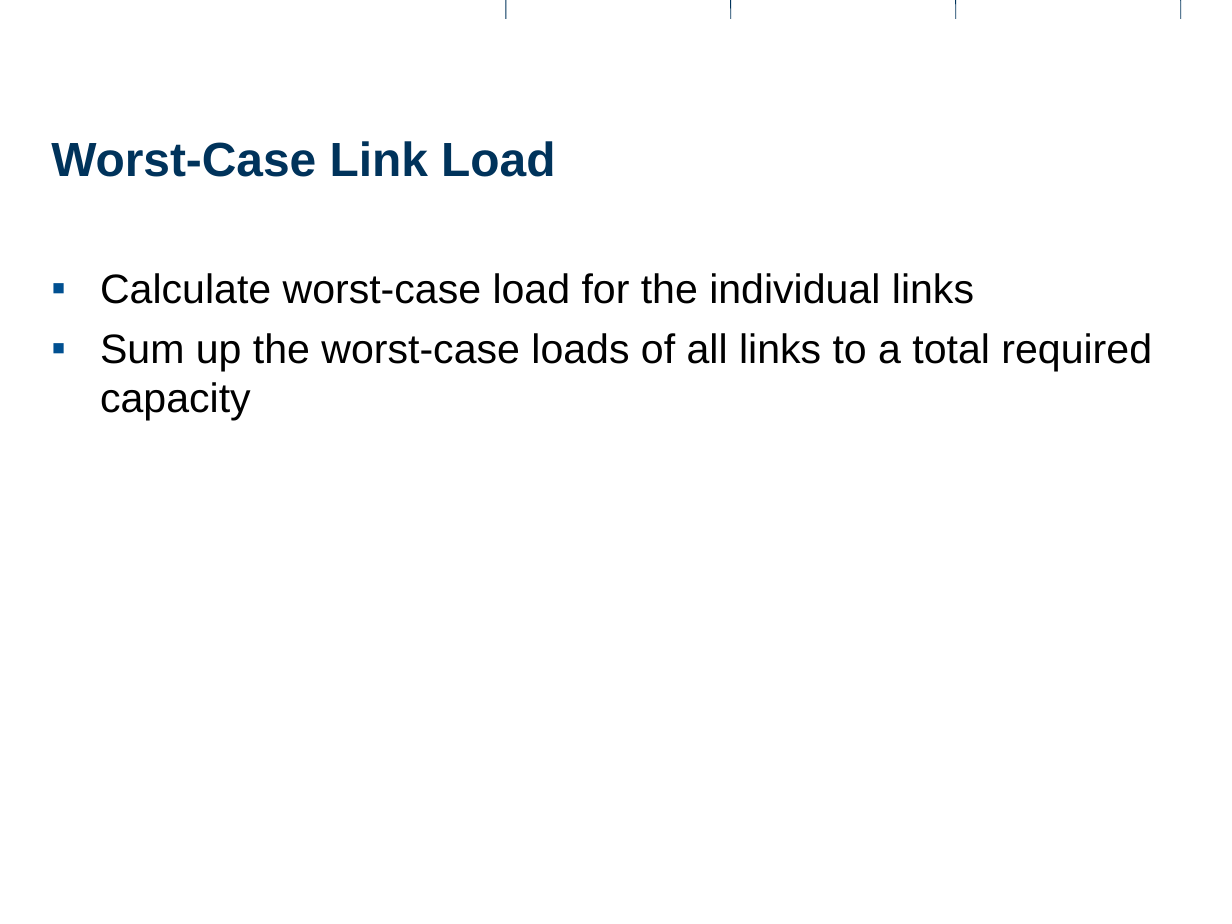
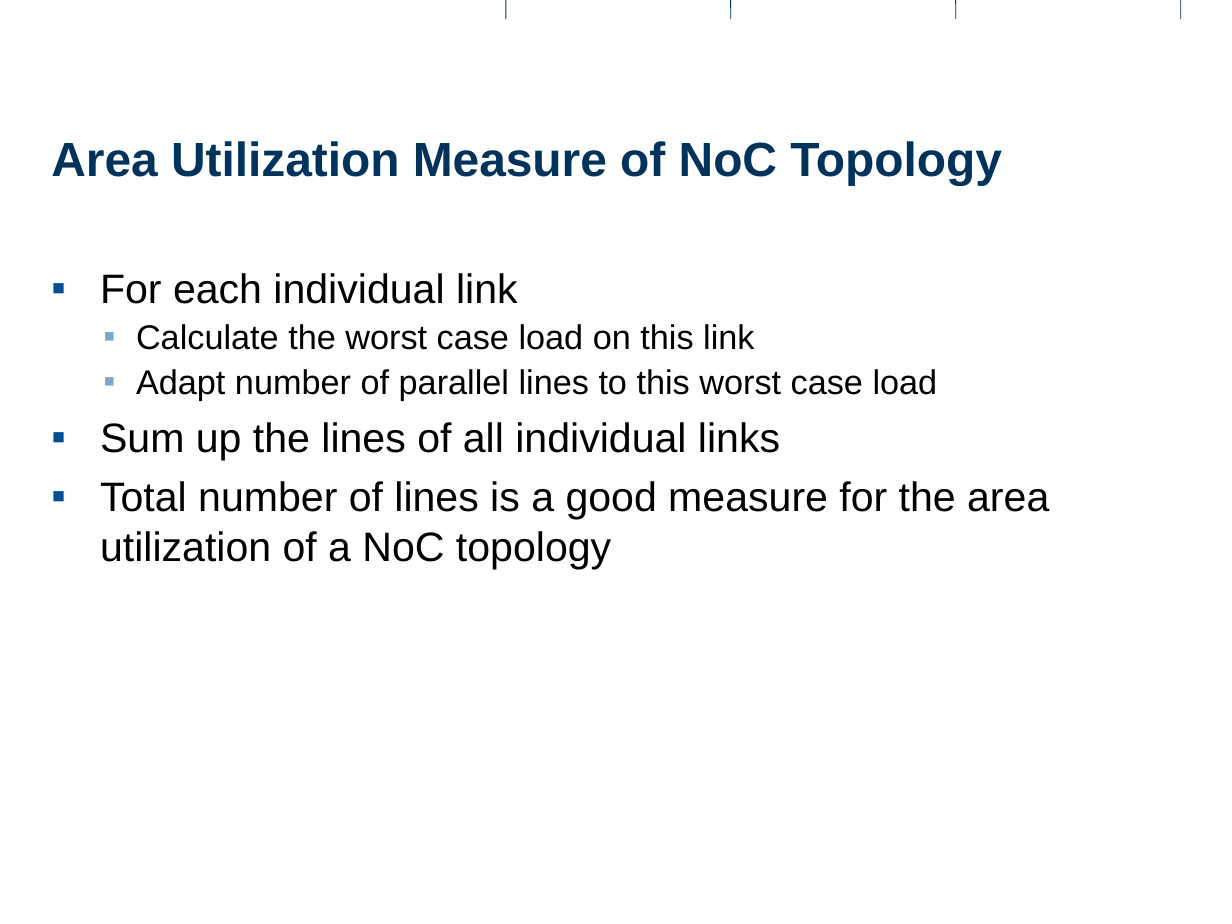
Before and after one commit to rihuber/ma, a slide deck: slide 11 of documents/presentations/intermediate1/intermediate1.odp (slide 12 before the commit). Drawn at 1232x924 pixels with LibreOffice and Linux fonts; fonts in the diff are those of the drawing; background and template pictures are left out. Boxes give left, top, right and bottom in pixels: in the first picture for what was removed or moved away, otherwise in the second. Text is boxed around its words. In the diff, an @@ line names an element or a change of style, - is before the commit and + after.

```diff
--- a/documents/presentations/intermediate1/intermediate1.odp
+++ b/documents/presentations/intermediate1/intermediate1.odp
@@ title at <box>51,141,1002,186</box>: text changed @@
-Worst-Case Link Load
+Area Utilization Measure of NoC Topology
@@ text at <box>100,273,1049,569</box>: text changed @@
-▪ Calculate worst-case load for the individual links
-▪ Sum up the worst-case loads of all links to a total required capacity
+▪ For each individual link
+  ▪ Calculate the worst case load on this link
+  ▪ Adapt number of parallel lines to this worst case load
+▪ Sum up the lines of all individual links
+▪ Total number of lines is a good measure for the area utilization of a NoC topology
```
Also in this commit, not shown: 10 other slides changed, 5 slides added, 3 slides removed.
